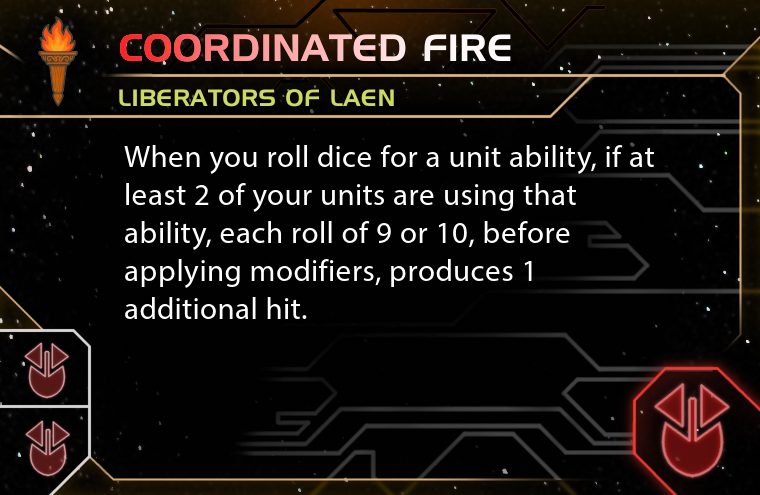
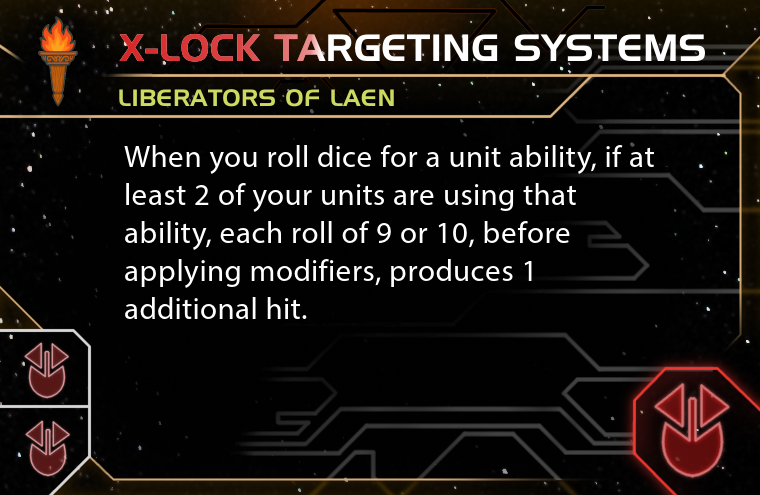
Before/after of a 760×495 layered artwork. What changed in the layer stack:
painted on "Gradient" over box(119, 33, 511, 62)
renamed "COORDINATED FIRE" to "X-LOCK TARGETING SYSTEMS", painted on it over box(119, 33, 705, 62)